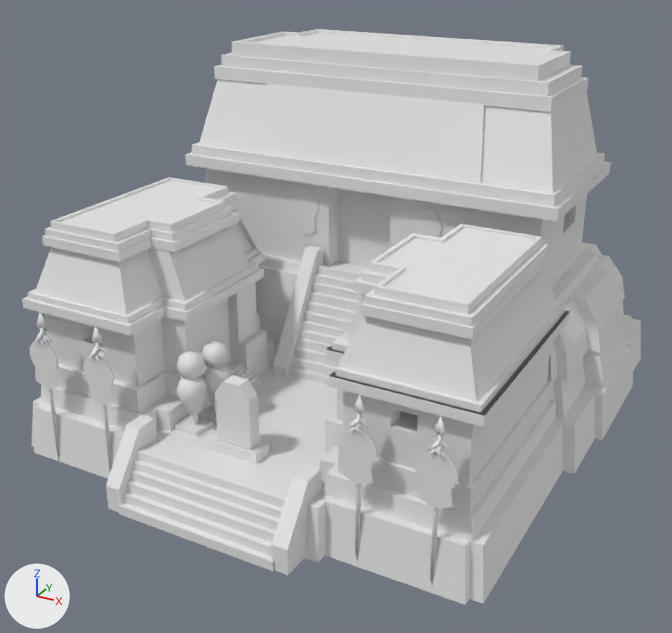
Two versions of the COLLADA model art/meshes/structural/maya_protoclassic/barracks.dae, one commit apart.
Before and after are seen from a 50 mm camera at (15.9, -30.7, 17.6) aimed at (-0.2, -1.5, 3.0). The lights are fixed; the arrows at lower left show +X, +Y and +Z. Materials are left out; every surface is plain grey. Where no turn or scale is listed for an object, it has been applied to the vertices. Vertices at the same position are counted once.

Names of what the first picture shows: 'barracks'.
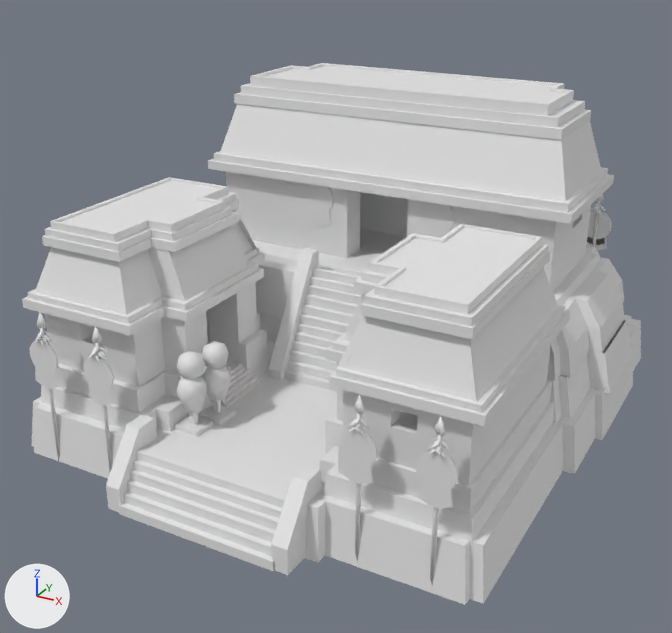
The newer file is also turned or shifted as a whole; pictures and numbers use the older file's frame.

Pixel boxes (x1, y1, x2, y2) of what changed, in the pictures (672 x 633 px; the box of a moved part takes in the faces that stretch with it):
'barracks', reshaped
    before: (22, 29, 641, 605)
    after: (22, 63, 641, 605)
part 1 of me_cubo_106, moved or reshaped
    before: (231, 29, 571, 81)
    after: (250, 63, 574, 116)
part 2 of me_cubo_106, moved or reshaped
    before: (205, 168, 587, 287)
    after: (226, 172, 591, 291)
part 3 of me_cubo_106, moved or reshaped
    before: (185, 152, 611, 221)
    after: (208, 159, 614, 224)
part 4 of me_cubo_106, moved or reshaped
    before: (214, 65, 589, 112)
    after: (234, 92, 591, 140)
part 5 of me_cubo_106, moved or reshaped
    before: (199, 79, 597, 193)
    after: (220, 104, 601, 202)
part 6 of me_cubo_106, moved or reshaped
    before: (192, 142, 605, 207)
    after: (214, 151, 608, 212)
part 7 of me_cubo_106, moved or reshaped
    before: (221, 53, 582, 96)
    after: (241, 83, 585, 127)
part 8 of me_cubo_106, moved or reshaped
    before: (303, 265, 363, 330)
    after: (299, 267, 363, 333)
part 9 of me_cubo_106, moved or reshaped
    before: (289, 320, 347, 385)
    after: (284, 323, 344, 392)
part 10 of me_cubo_106, added
    after: (386, 196, 408, 237)
part 11 of me_cubo_106, moved or reshaped
    before: (290, 189, 319, 235)
    after: (306, 185, 333, 226)
part 12 of me_cubo_106, moved or reshaped
    before: (410, 208, 442, 237)
    after: (423, 202, 454, 238)
part 13 of me_cubo_106, added
    after: (586, 211, 612, 251)
part 14 of me_cubo_106, added
    after: (592, 202, 600, 247)
part 15 of me_cubo_106, rebuilt
    before: (273, 245, 323, 377)
    after: (269, 248, 319, 380)
part 16 of me_cubo_106, deleted
    before: (206, 84, 484, 464)
part 17 of me_cubo_106, built on
    before: (255, 242, 628, 427)
    after: (98, 192, 632, 423)

The change in detail:
me_cubo_106 is used by ob_barracks; location (0.0, -2.37, 0.0).
me_cubo_106 had 2292 vertices, 3393 faces and spanned x -10.0..9.9, y -8.7..13.2, z -1.5..12.6.
me_cubo_106 now has 2968 vertices, 4355 faces and spans x -10.0..9.9, y -8.7..13.2, z -1.5..11.1.
me_cubo_106 part 1: the loose piece of 32 vertices spanning x -6.7..6.2, y 3.9..9.4, z 12.0..12.6 is scaled about its middle by (1, 0.836, 0.785), then moved by (0.2, 0.6, -1.4).
me_cubo_106 part 2: the loose piece of 79 vertices spanning x -7.5..7.1, y 2.8..10.6, z 4.1..7.6 is scaled about its middle by (1, 0.836, 1), then moved by (0.2, 0.6, 0.0).
me_cubo_106 part 3: the loose piece of 16 vertices spanning x -8.1..7.8, y 2.3..11.1, z 7.7..8.1 is scaled about its middle by (1, 0.836, 0.785), then moved by (0.2, 0.6, -0.5).
me_cubo_106 part 4: the loose piece of 16 vertices spanning x -7.3..6.8, y 3.5..9.8, z 11.1..11.6 is scaled about its middle by (1, 0.836, 0.785), then moved by (0.2, 0.6, -1.2).
me_cubo_106 part 5: the loose piece of 16 vertices spanning x -7.8..7.4, y 2.6..10.8, z 8.3..11.3 is scaled about its middle by (1, 0.836, 0.785), then moved by (0.2, 0.6, -0.9).
me_cubo_106 part 6: the loose piece of 16 vertices spanning x -7.9..7.5, y 2.5..10.9, z 8.1..8.5 is scaled about its middle by (1, 0.836, 0.785), then moved by (0.2, 0.6, -0.6).
me_cubo_106 part 7: the loose piece of 16 vertices spanning x -7.1..6.6, y 3.7..9.6, z 11.5..12.0 is scaled about its middle by (1, 0.836, 0.785), then moved by (0.2, 0.6, -1.3).
me_cubo_106 part 8: the loose piece of 26 vertices spanning x -2.3..1.8, y 1.1..2.3, z 2.4..4.4 is moved by (0.0, -0.3, 0.0).
me_cubo_106 part 9: the loose piece of 26 vertices spanning x -2.3..1.8, y -0.2..1.1, z 0.4..2.4 is moved by (0.0, -0.3, 0.0).
me_cubo_106 part 10: a new loose piece, a box spanning x -1.32..0.96, y 7.66..7.82, z 4.17..7.69.
me_cubo_106 part 11: the loose piece of 93 vertices spanning x -3.3..-2.0, y 2.7..2.8, z 5.4..7.2 is moved by (0.0, 1.2, 0.0).
me_cubo_106 part 12: the loose piece of 93 vertices spanning x 2.0..3.3, y 2.7..2.8, z 5.4..7.2 is moved by (0.0, 1.2, 0.0).
me_cubo_106 part 13: the loose piece of 93 vertices spanning x -3.3..-2.0, y 2.7..2.8, z 5.4..7.2 is copied, and the copy is moved by (9.6, 9.3, -2.0); it spans x 6.3..7.6, y 12.0..12.1, z 3.4..5.3.
me_cubo_106 part 14: the loose piece of 8 vertices spanning x 7.5..7.6, y -7.2..-7.1, z -1.5..4.0 is copied, and the copy is turned 180 degrees about the z axis through its middle, then moved by (-0.6, 19.1, 1.7); it spans x 6.9..7.0, y 11.9..12.0, z 0.2..5.7.
me_cubo_106 part 15: the loose piece of 10 vertices spanning x -2.3..-1.7, y -0.4..2.7, z 0.4..5.0 is rebuilt with 10 vertices and now spans x -2.3..-1.7, y -0.7..2.4, z 0.4..5.0.
me_cubo_106 part 16: 6 loose pieces with 36 vertices, spanning x -5.1..4.8, y -6.3..3.6, z -1.3..11.3, are deleted.
me_cubo_106 part 17: 125 vertices moved from x -9.7..9.3, y 1.2..12.8, z 0.4..4.2 to x -9.7..9.3, y 1.2..12.3, z 0.4..4.2; 40 vertices removed from x 2.7..9.6, y -6.7..12.3, z 0.4..4.7; 425 vertices added at x -7.7..9.8, y -6.1..12.3, z 0.2..7.6.
